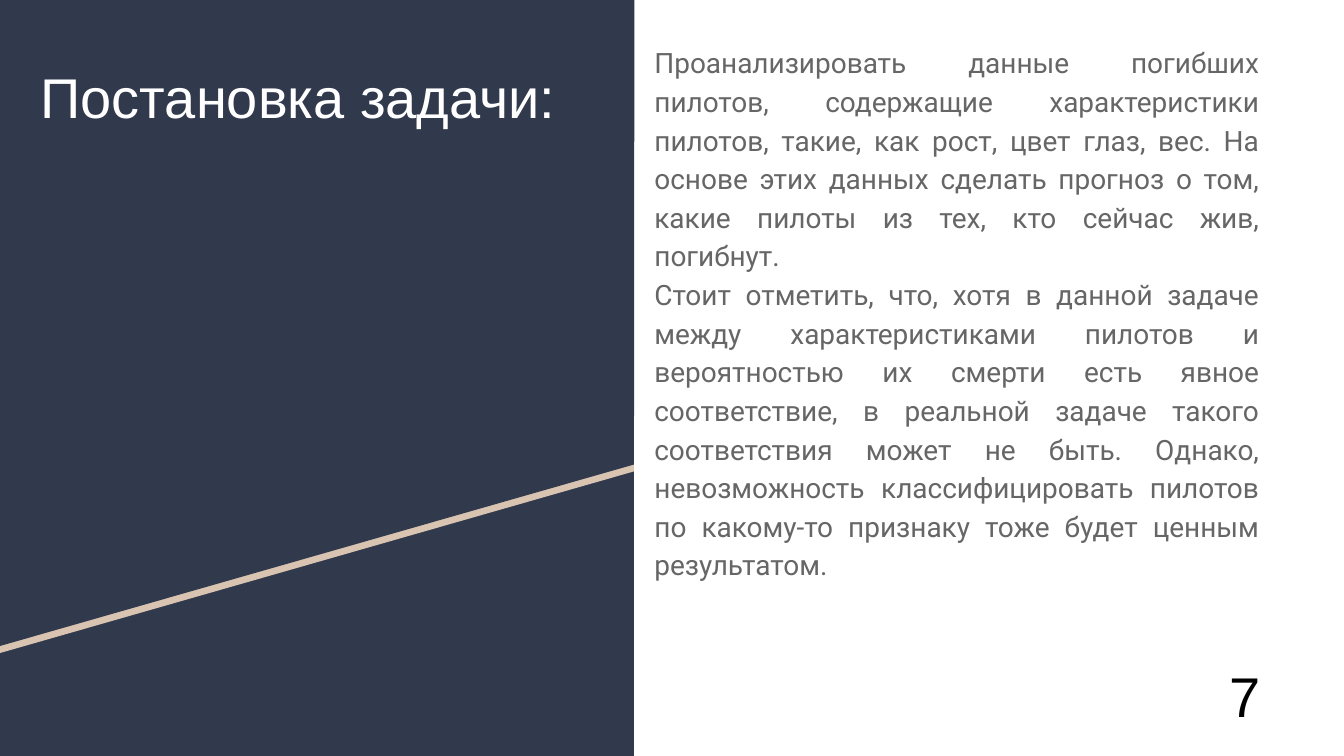
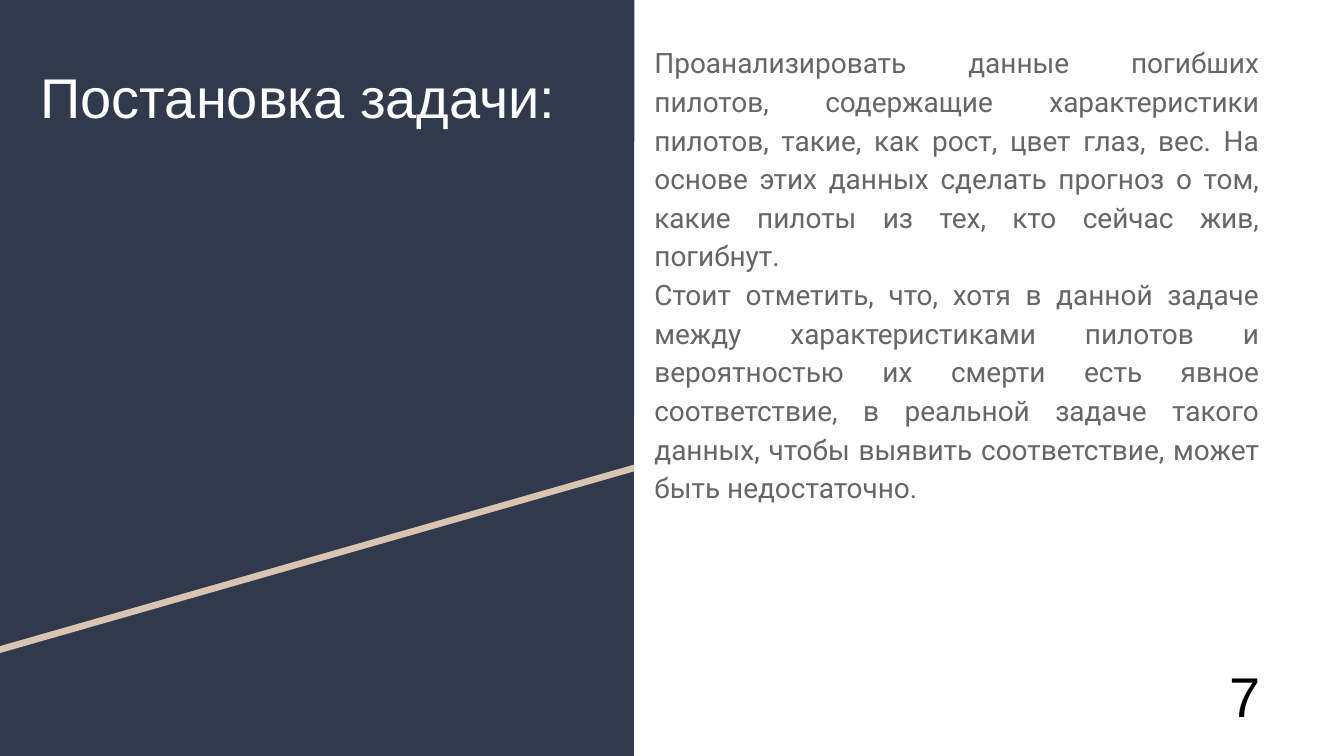
Before and after one commit to AlexanderUzunyan/TestProject, a slide deck: slide 8 of neuro/doc/TMVA.odp. Drawn at 1344x756 pixels with LibreOffice and Linux fonts; fonts in the diff are those of the drawing. Boxes give left, top, right and bottom in pixels: in the first picture for what was removed or moved away, otherwise in the second. Text is boxed around its words. In the diff, an @@ line names an element or a change of style, - is before the commit and + after.

Commit message:
new versions

```diff
--- a/neuro/doc/TMVA.odp
+++ b/neuro/doc/TMVA.odp
@@ text at bbox=[654, 52, 1259, 503]: text changed @@
-Проанализировать данные погибших пилотов, содержащие характеристики пилотов, такие, как рост, цвет глаз, вес. На основе этих данных сделать прогноз о том, какие пилоты из тех, кто сейчас жив, погибнут.
-Стоит отметить, что, хотя в данной задаче между характеристиками пилотов и вероятностью их смерти есть явное соответствие, в реальной задаче такого соответствия может не быть. Однако, невозможность классифицировать пилотов по какому-то признаку тоже будет ценным результатом.
+Проанализировать данные погибших пилотов, содержащие характеристики пилотов, такие, как рост, цвет глаз, вес. На основе этих данных сделать прогноз о том, какие пилоты из тех, кто сейчас жив, погибнут.
+Стоит отметить, что, хотя в данной задаче между характеристиками пилотов и вероятностью их смерти есть явное соответствие, в реальной задаче такого данных, чтобы выявить соответствие, может быть недостаточно.
```
Also in this commit, not shown: 4 other slides changed, 1 slide added.
